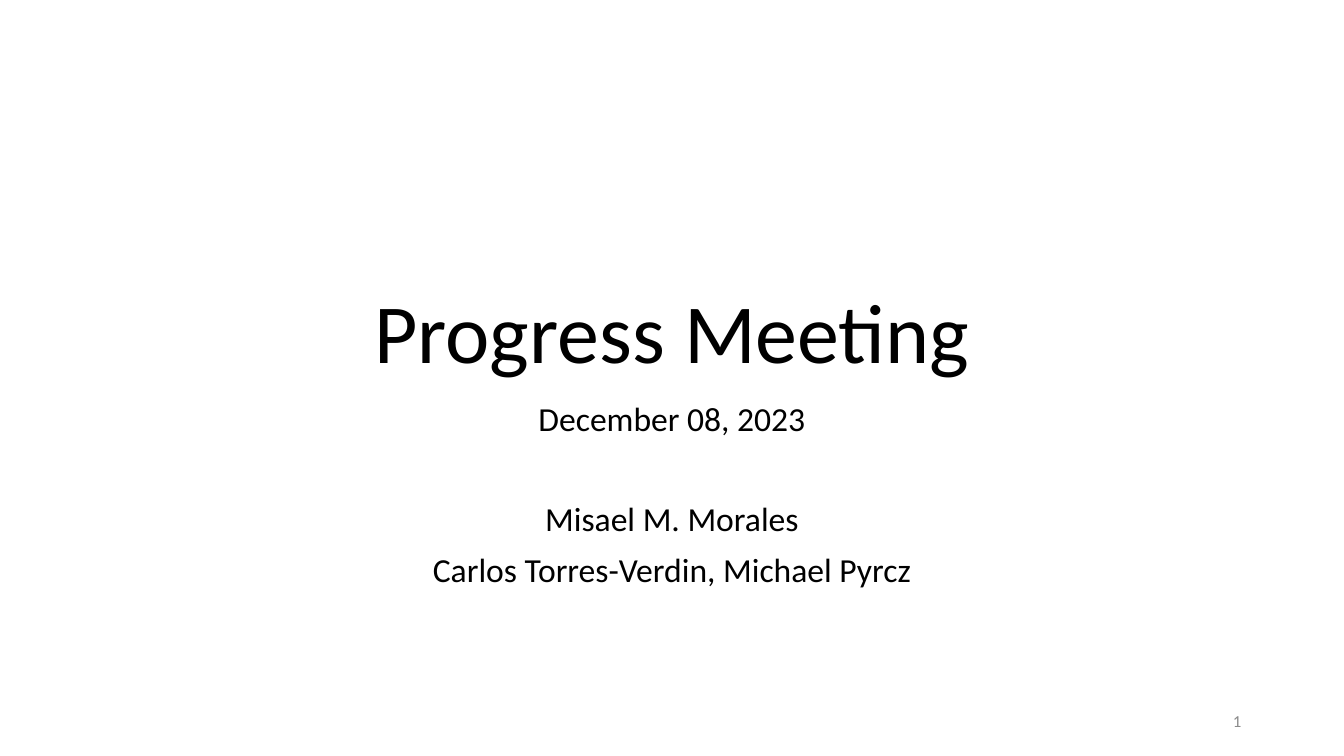
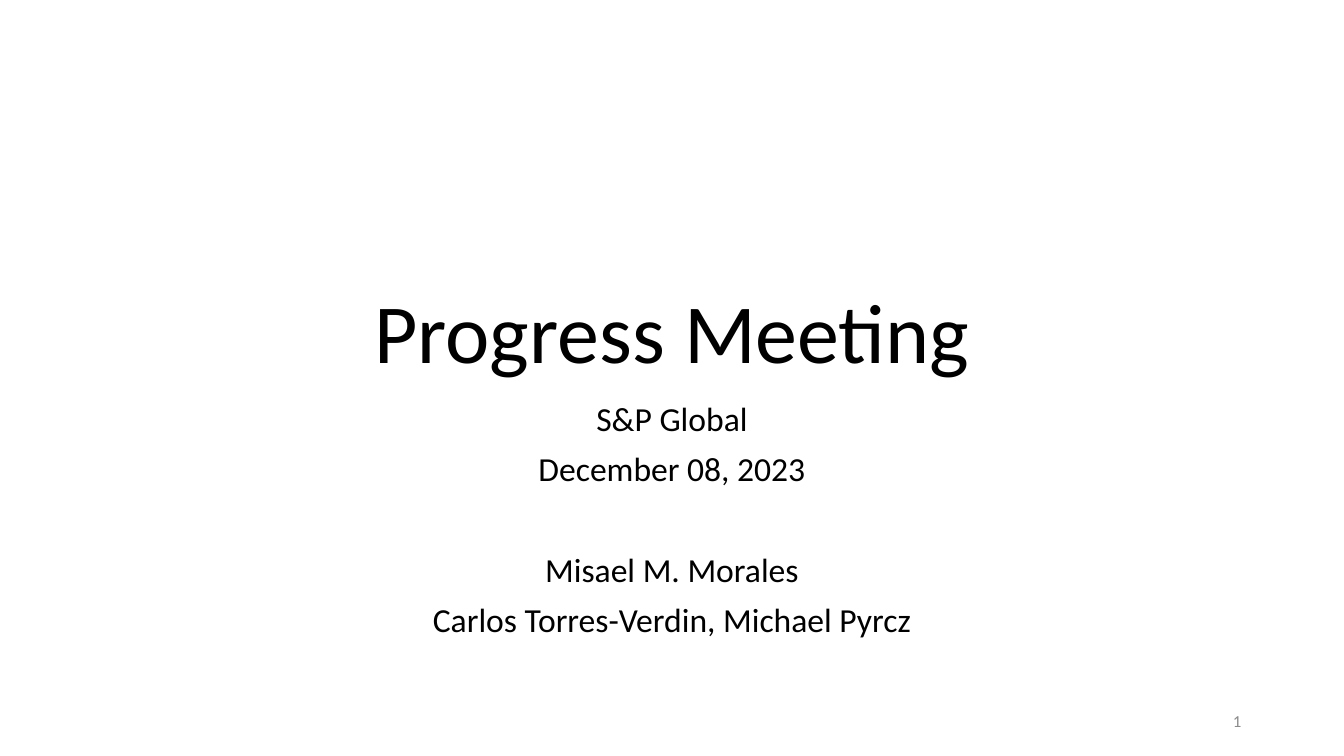
Before and after one commit to misaelmmorales/AutoPetrophysics-GOM-CCS, a slide deck: slide 1 of Updates/2023_12_08_SP500_MisaelMorales.pptx. Drawn at 1344x756 pixels with LibreOffice and Linux fonts; fonts in the diff are those of the drawing. Boxes give left, top, right and bottom in pixels: in the first picture for what was removed or moved away, otherwise in the second. Text is boxed around its words. In the diff, an @@ line names an element or a change of style, - is before the commit and + after.

```diff
--- a/Updates/2023_12_08_SP500_MisaelMorales.pptx
+++ b/Updates/2023_12_08_SP500_MisaelMorales.pptx
@@ subtitle at (596, 407, 748, 432): paragraph added @@
+S&P Global
```
